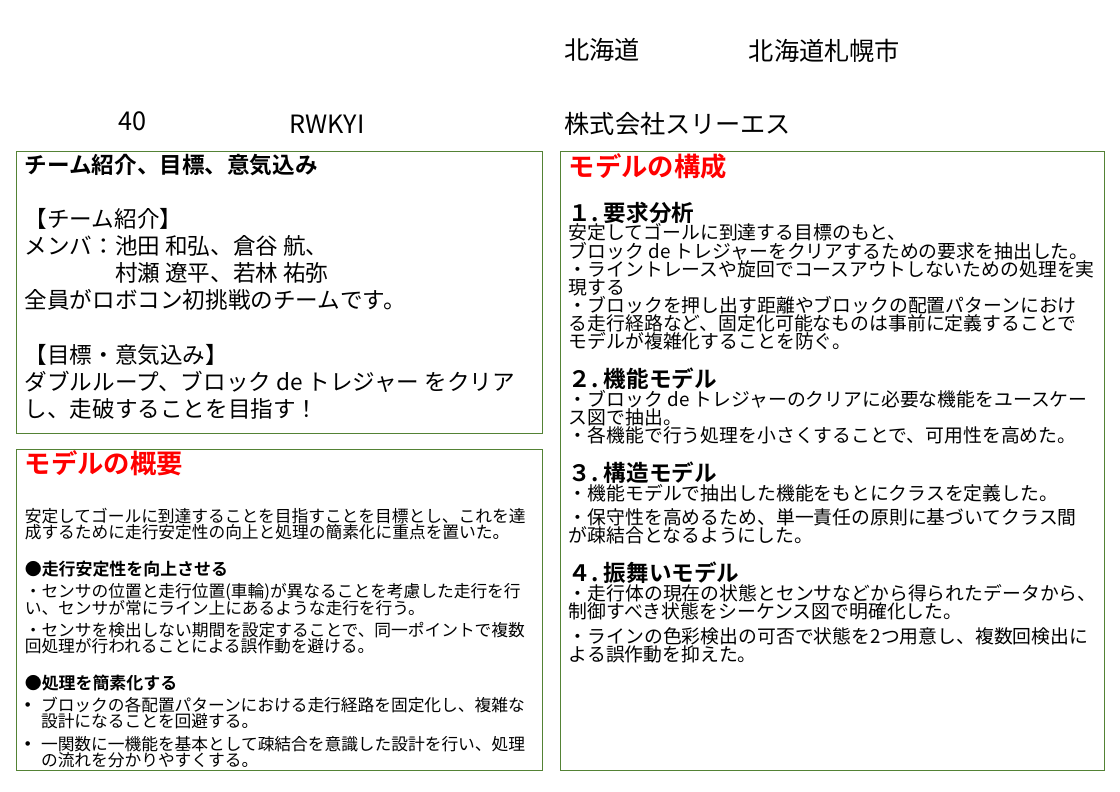
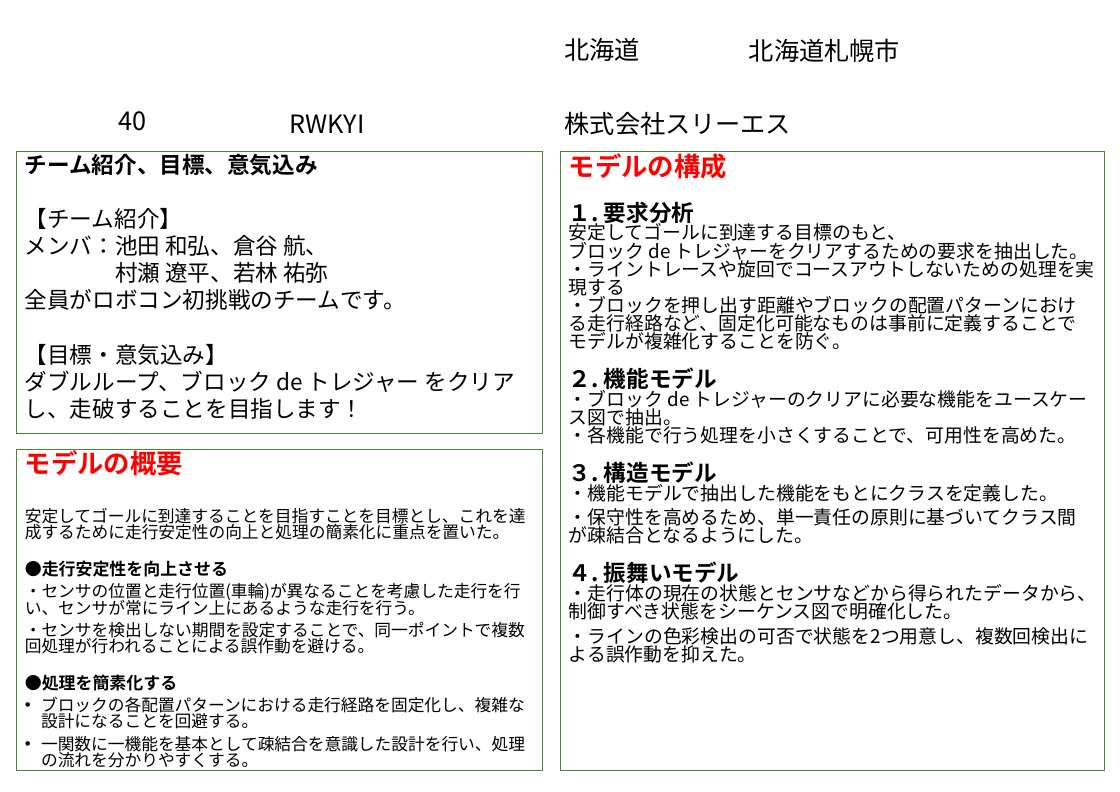
Before and after one commit to SSS-etrobo-2023/master, a slide deck: slide 1 of document/PRI_040_RWKYI.pptx. Drawn at 1120x792 pixels with LibreOffice and Linux fonts; fonts in the diff are those of the drawing; background and template pictures are left out. Boxes give left, top, right and bottom in pixels: in the first picture for what was removed or moved away, otherwise in the second. Text is boxed around its words. In the diff, an @@ line names an element or a change of style, - is before the commit and + after.

```diff
--- a/document/PRI_040_RWKYI.pptx
+++ b/document/PRI_040_RWKYI.pptx
@@ text in rectangle at (x1=25, y1=344, x2=515, y2=419): text changed @@
-【目標・意気込み】
-ダブルループ、ブロック de トレジャー をクリアし、走破することを目指す！
+【目標・意気込み】
+ダブルループ、ブロック de トレジャー をクリアし、走破することを目指します！
```
Also in this commit, not shown: 3 other slides changed, 1 slide removed.
